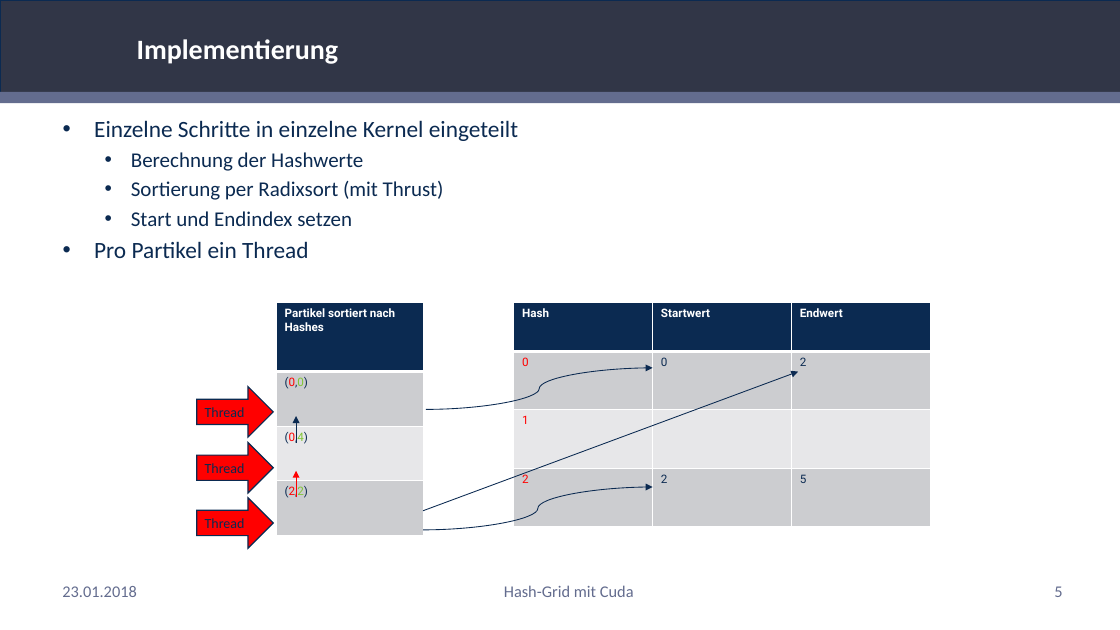
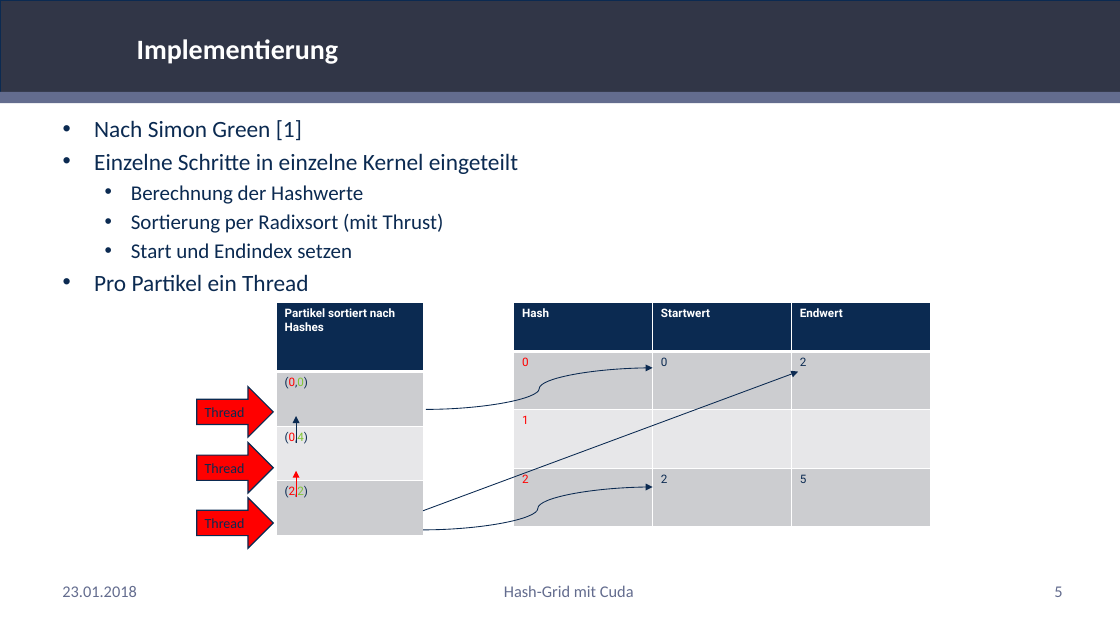
Before and after one commit to RemkeTUD/CUDA-Project-Hash-Grid, a slide deck: slide 5 of Präsentation.pptx. Drawn at 1120x630 pixels with LibreOffice and Linux fonts; fonts in the diff are those of the drawing; background and template pictures are left out. Boxes give left, top, right and bottom in pixels: in the first picture for what was removed or moved away, otherwise in the second. Text is boxed around its words. In the diff, an @@ line names an element or a change of style, - is before the commit and + after.

```diff
--- a/Präsentation.pptx
+++ b/Präsentation.pptx
@@ text at [94, 120, 302, 141]: paragraph added @@
+• Nach Simon Green [1]
```
Also in this commit, not shown: 3 other slides changed, 2 slides added.
